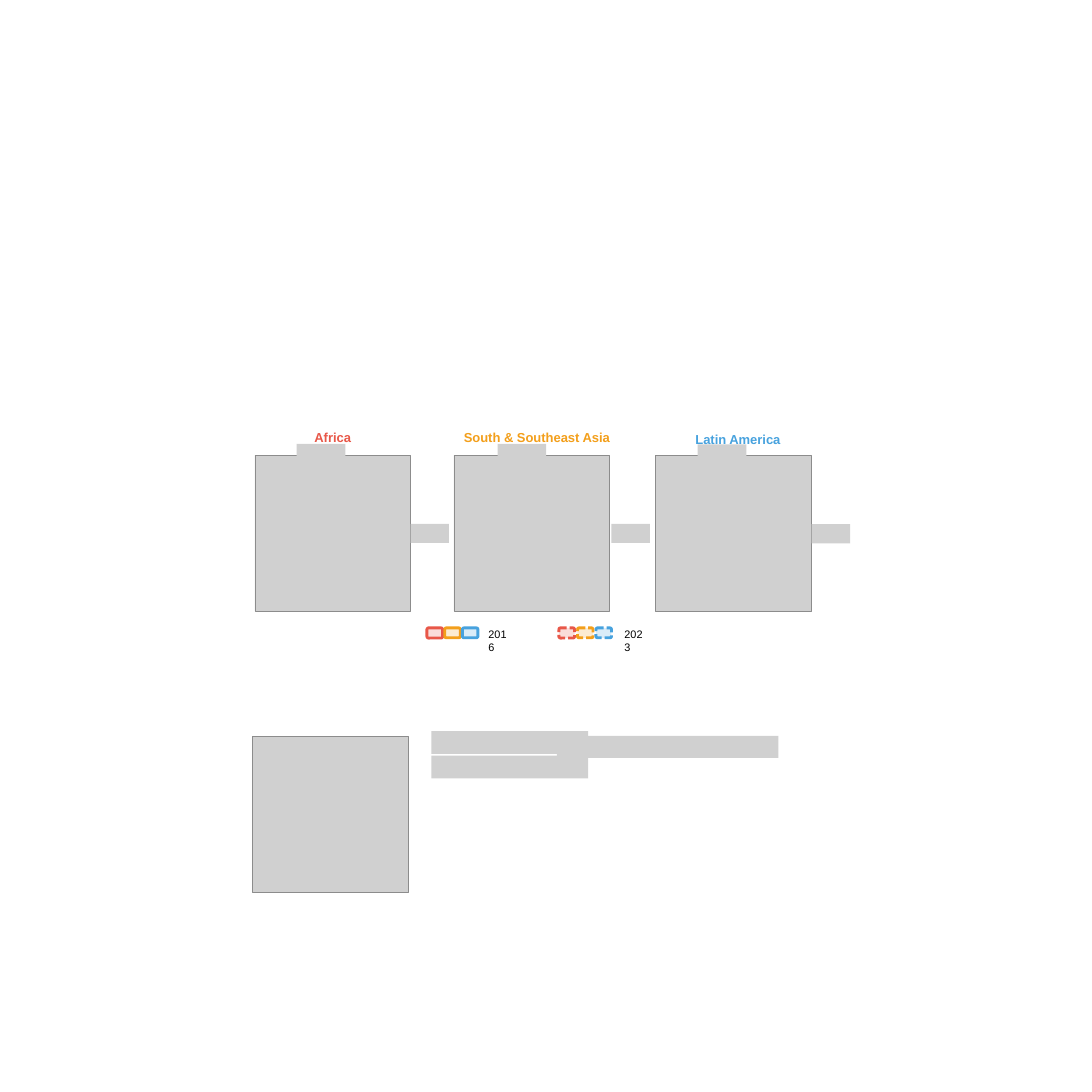
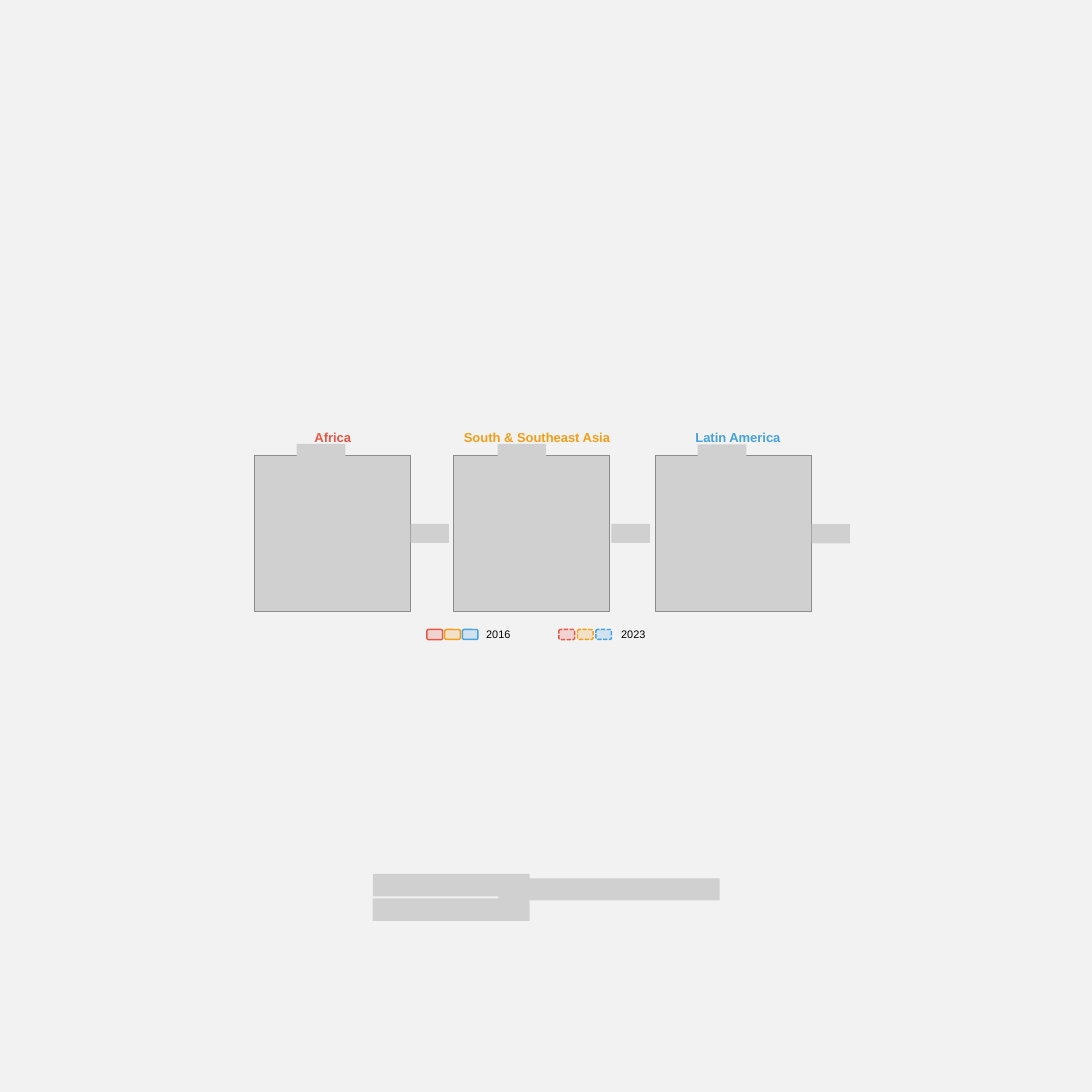
Before and after one commit to liang-jia-qi/Urban_Growth_Codes, a slide deck: slide 10 of Presentations/Graphs/Parameters Scatter.pptx (slide 17 before the commit). Drawn at 1092x1092 pixels with LibreOffice and Linux fonts; fonts in the diff are those of the drawing; grey boxes stand for pictures; background and template pictures are left out. Boxes give left, top, right and bottom in pixels: in the first picture for what was removed or moved away, otherwise in the second. Text is boxed around its words. In the diff, an @@ line names an element or a change of style, - is before the commit and + after.

```diff
--- a/Presentations/Graphs/Parameters Scatter.pptx
+++ b/Presentations/Graphs/Parameters Scatter.pptx
@@ background #FFFFFF to #F2F2F2 @@
@@ text "Latin America" rewrapped from [695,434,780,448] to [695,432,780,442] @@
@@ text "2016" rewrapped from [482,625,516,658] to [486,630,510,638] @@
@@ text "2023" rewrapped from [618,625,652,658] to [621,630,645,638] @@
@@ rounded rectangle at [427,630,443,640]: outline #E85748 3 pt to #E85748 1.5 pt @@
@@ rounded rectangle at [444,630,460,639]: outline #F39F1B 3 pt to #F39F1B 1.5 pt @@
@@ rounded rectangle at [462,630,478,639]: outline #47A2DE 3 pt to #47A2DE 1.5 pt @@
@@ rounded rectangle at [559,630,575,640]: outline #E85748 3 pt dashed to #E85748 1.5 pt dashed @@
@@ rounded rectangle at [578,630,593,639]: outline #F39F1B 3 pt dashed to #F39F1B 1.5 pt dashed @@
@@ rounded rectangle at [596,630,611,639]: outline #47A2DE 3 pt dashed to #47A2DE 1.5 pt dashed @@
@@ picture removed at [253,736,409,892] @@
@@ picture: place and size @@
-picture at [431,731,588,754]
+picture at [373,874,530,896]
@@ picture: place and size @@
-picture at [431,756,588,779]
+picture at [373,899,530,921]
@@ picture: place and size @@
-picture at [557,736,778,758]
+picture at [499,878,720,901]
```
Also in this commit, not shown: 14 other slides changed, 1 slide added, 2 slides removed, 7 other files.
